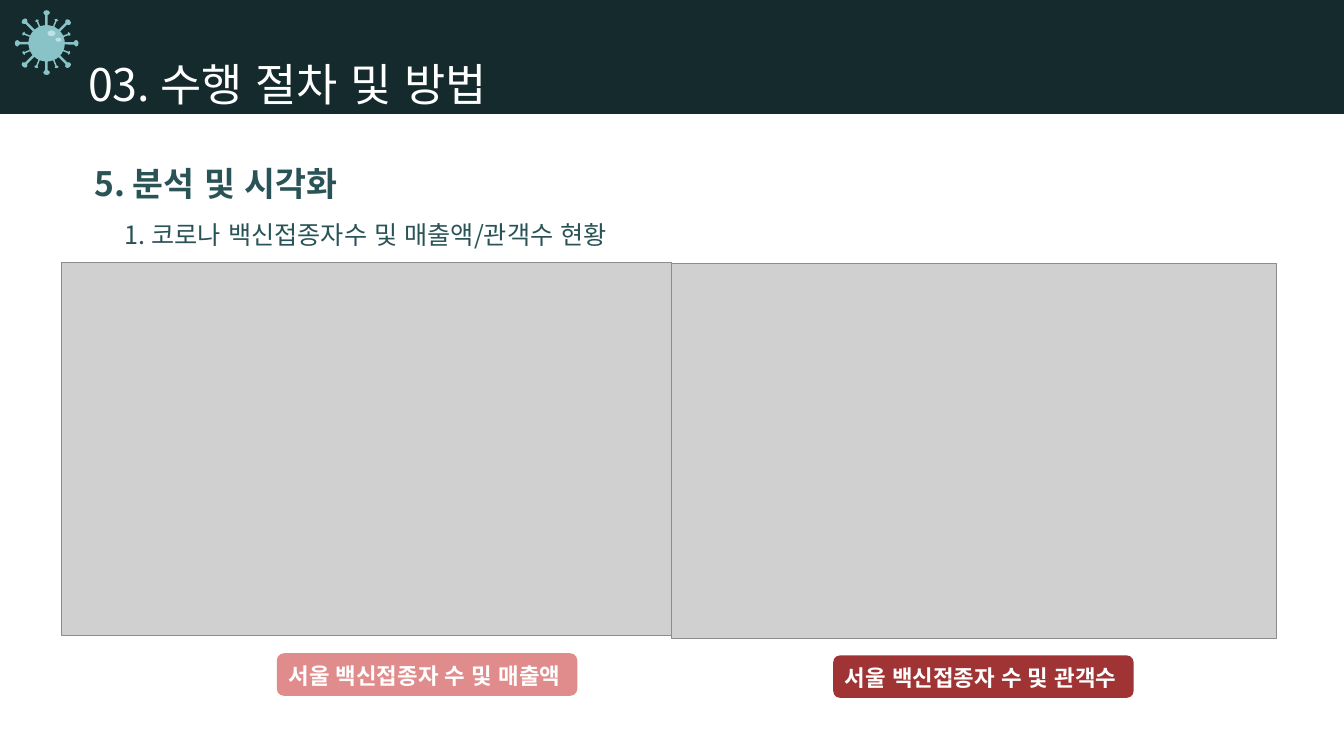
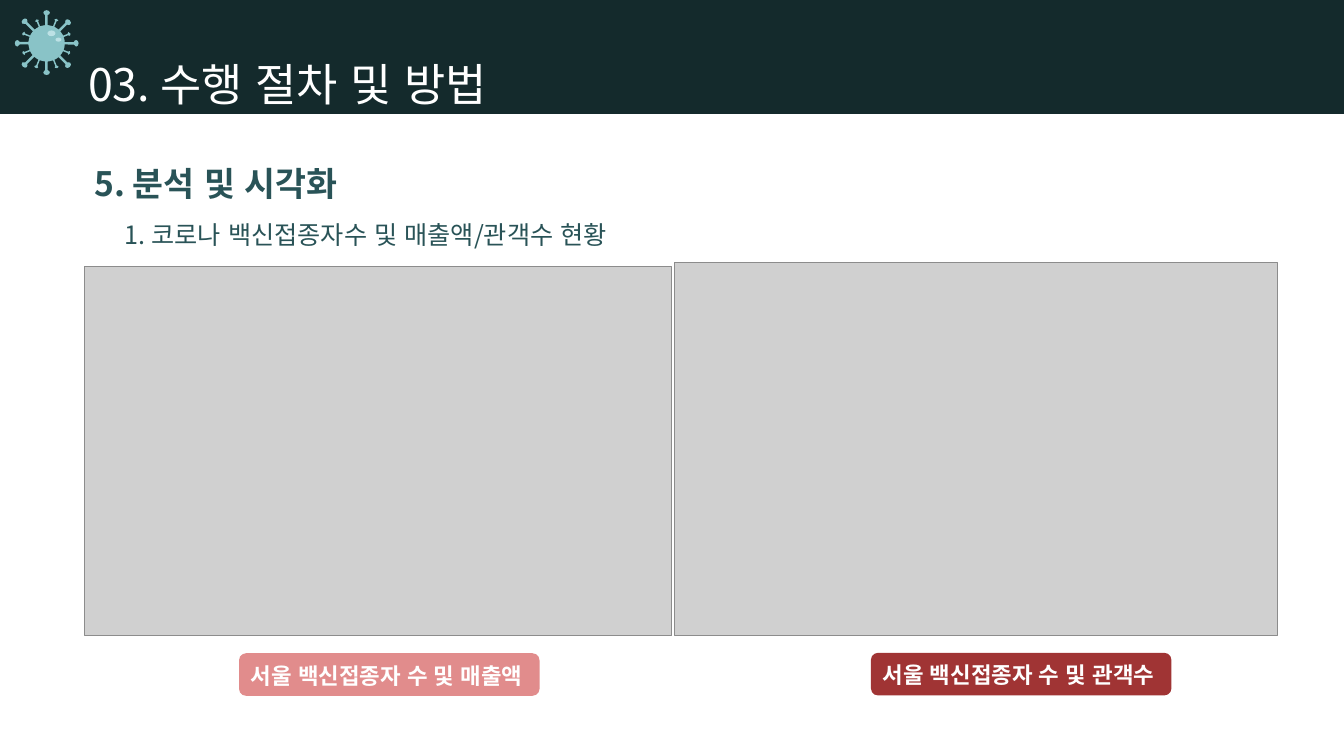
Before and after one commit to vvspearlvvs/MultiCampus_Project, a slide deck: slide 12 of 0.최종코드/최종발표자료_최종.pptx. Drawn at 1344x756 pixels with LibreOffice and Linux fonts; fonts in the diff are those of the drawing; grey boxes stand for pictures. Boxes give left, top, right and bottom in pixels: in the first picture for what was removed or moved away, otherwise in the second. Text is boxed around its words. In the diff, an @@ line names an element or a change of style, - is before the commit and + after.

```diff
--- a/0.최종코드/최종발표자료_최종.pptx
+++ b/0.최종코드/최종발표자료_최종.pptx
@@ picture: place and size @@
-picture at bbox=[62, 263, 671, 636]
+picture at bbox=[85, 267, 673, 636]
@@ text "서울 2019년 매출액 평균 대비 ...": place and size @@
-text "서울 2019년 매출액 평균 대비 ..." at bbox=[284, 665, 520, 696]
+text "서울 2019년 매출액 평균 대비 ..." at bbox=[246, 665, 482, 696]
@@ text "서울 백신접종자 수 및 매출액": place and size @@
-text "서울 백신접종자 수 및 매출액" at bbox=[289, 665, 560, 686]
+text "서울 백신접종자 수 및 매출액" at bbox=[251, 665, 523, 686]
@@ rounded rectangle: place and size @@
-rounded rectangle at bbox=[277, 653, 578, 696]
+rounded rectangle at bbox=[239, 653, 539, 696]
@@ text "서울 백신접종자 수 및 관객수": place and size @@
-text "서울 백신접종자 수 및 관객수" at bbox=[845, 667, 1117, 688]
+text "서울 백신접종자 수 및 관객수" at bbox=[883, 664, 1155, 685]
@@ rounded rectangle: place and size @@
-rounded rectangle at bbox=[834, 655, 1134, 698]
+rounded rectangle at bbox=[871, 653, 1172, 696]
```
Also in this commit, not shown: 4 other slides changed.
